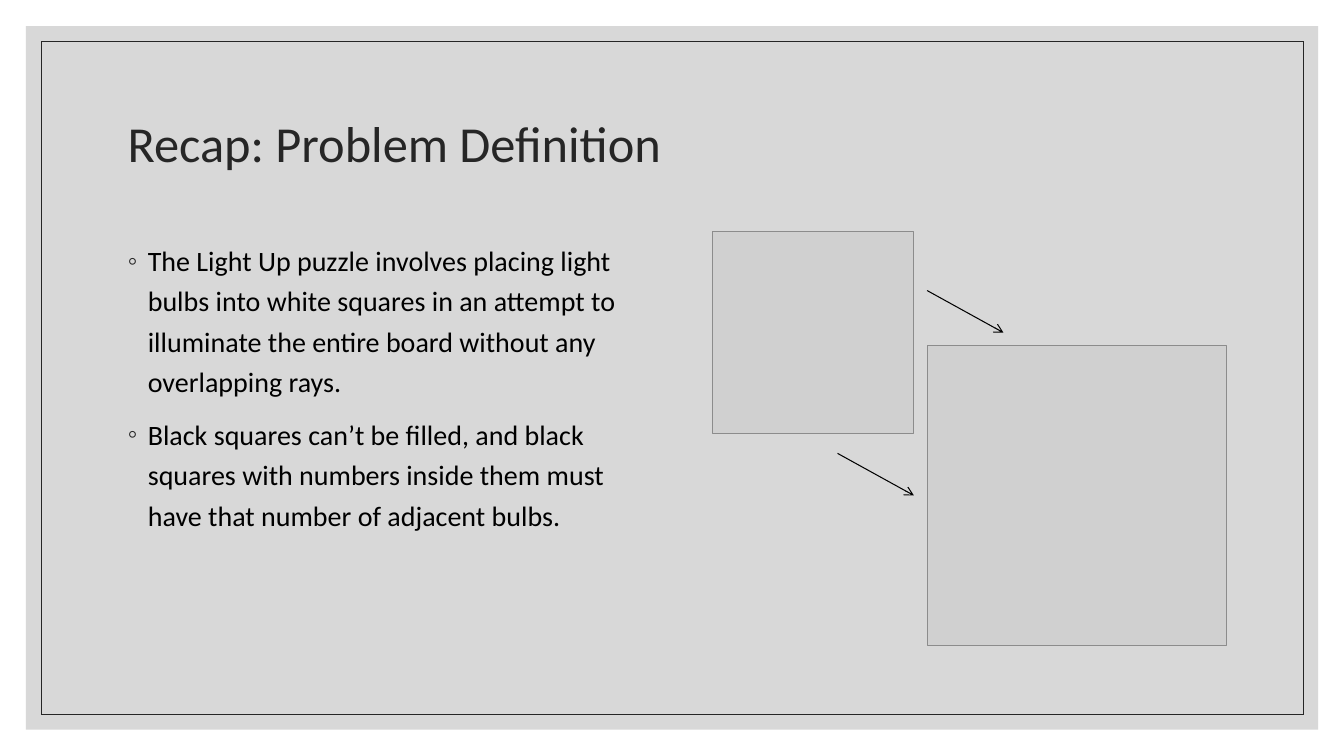
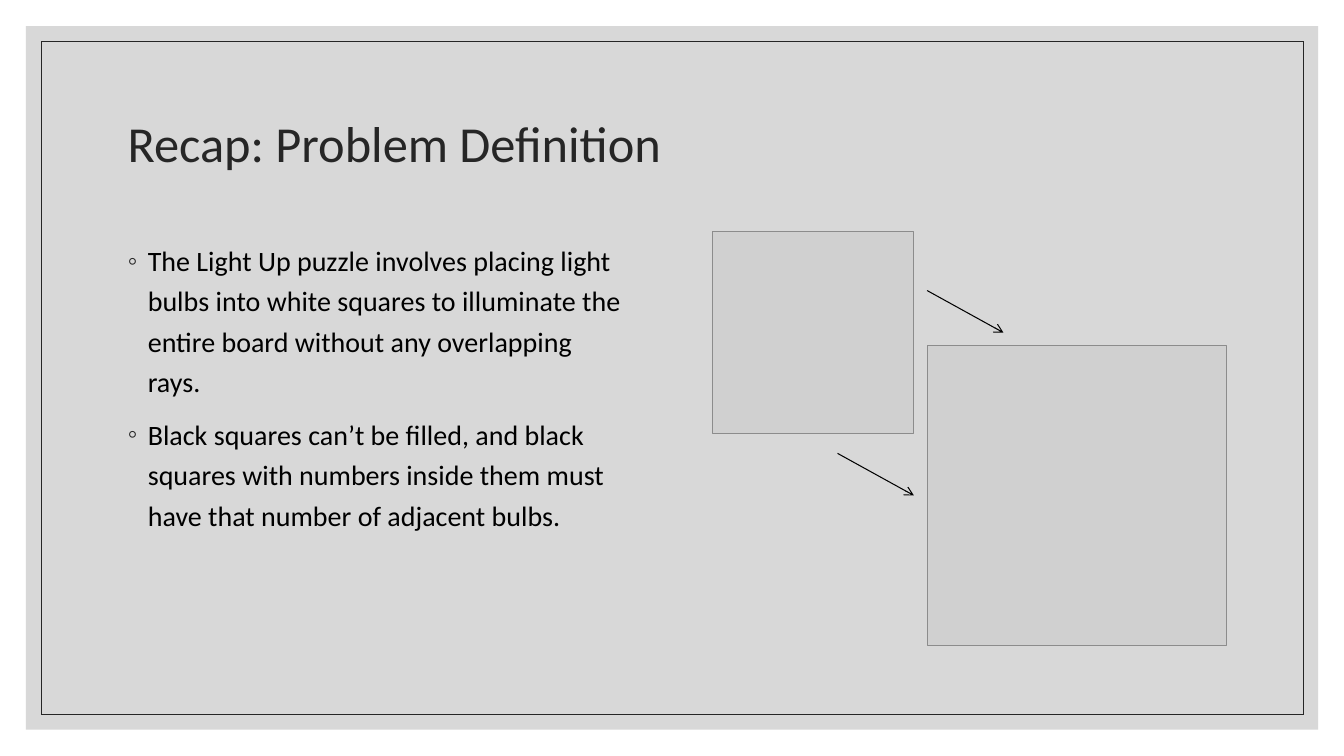
Before and after one commit to JSLBrowning/COMP-6606-Final-Project, a slide deck: slide 2 of Presentation/Final/Final Presentation.pptx. Drawn at 1344x756 pixels with LibreOffice and Linux fonts; fonts in the diff are those of the drawing; grey boxes stand for pictures. Boxes give left, top, right and bottom in pixels: in the first picture for what was removed or moved away, otherwise in the second. Text is boxed around its words. In the diff, an @@ line names an element or a change of style, - is before the commit and + after.

```diff
--- a/Presentation/Final/Final Presentation.pptx
+++ b/Presentation/Final/Final Presentation.pptx
@@ text at (148,251,620,397): text changed @@
-◦ The Light Up puzzle involves placing light bulbs into white squares in an attempt to illuminate the entire board without any overlapping rays.
+◦ The Light Up puzzle involves placing light bulbs into white squares to illuminate the entire board without any overlapping rays.
```
Also in this commit, not shown: 4 other slides changed.
